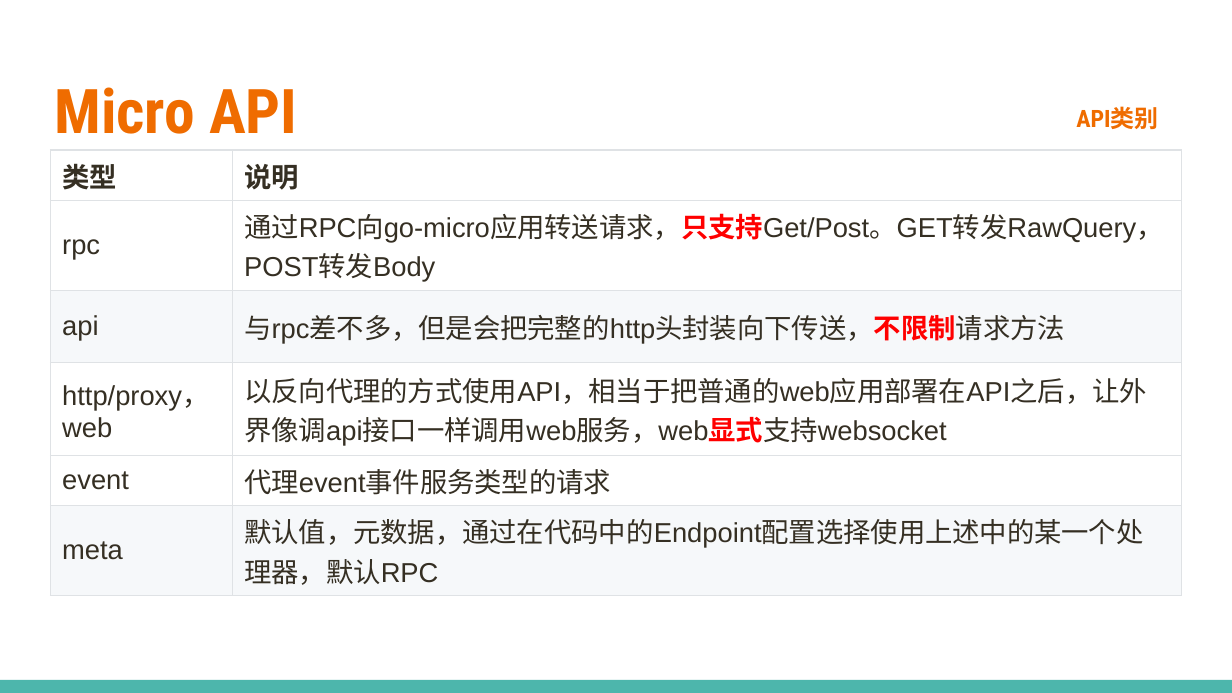
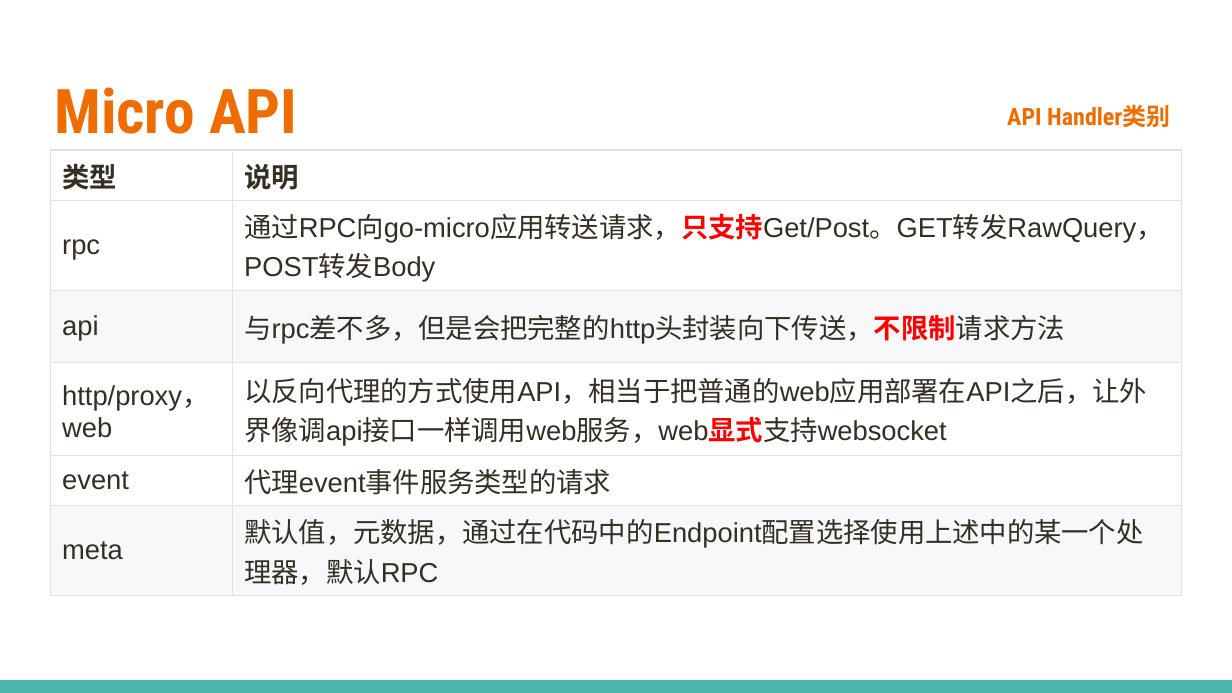
Before and after one commit to printfcoder/stack-rpc-tutorials, a slide deck: slide 8 of others/share/learning-go/【第三期】Micro工具集.pptx. Drawn at 1232x693 pixels with LibreOffice and Linux fonts; fonts in the diff are those of the drawing; background and template pictures are left out. Boxes give left, top, right and bottom in pixels: in the first picture for what was removed or moved away, otherwise in the second. Text is boxed around its words. In the diff, an @@ line names an element or a change of style, - is before the commit and + after.

```diff
--- a/others/share/learning-go/【第三期】Micro工具集.pptx
+++ b/others/share/learning-go/【第三期】Micro工具集.pptx
@@ text at <box>1007,104,1170,127</box>: text changed @@
-API类别
+API Handler类别
```
Also in this commit, not shown: 2 other slides changed, 2 slides added, 1 slide removed, 1 other file.
